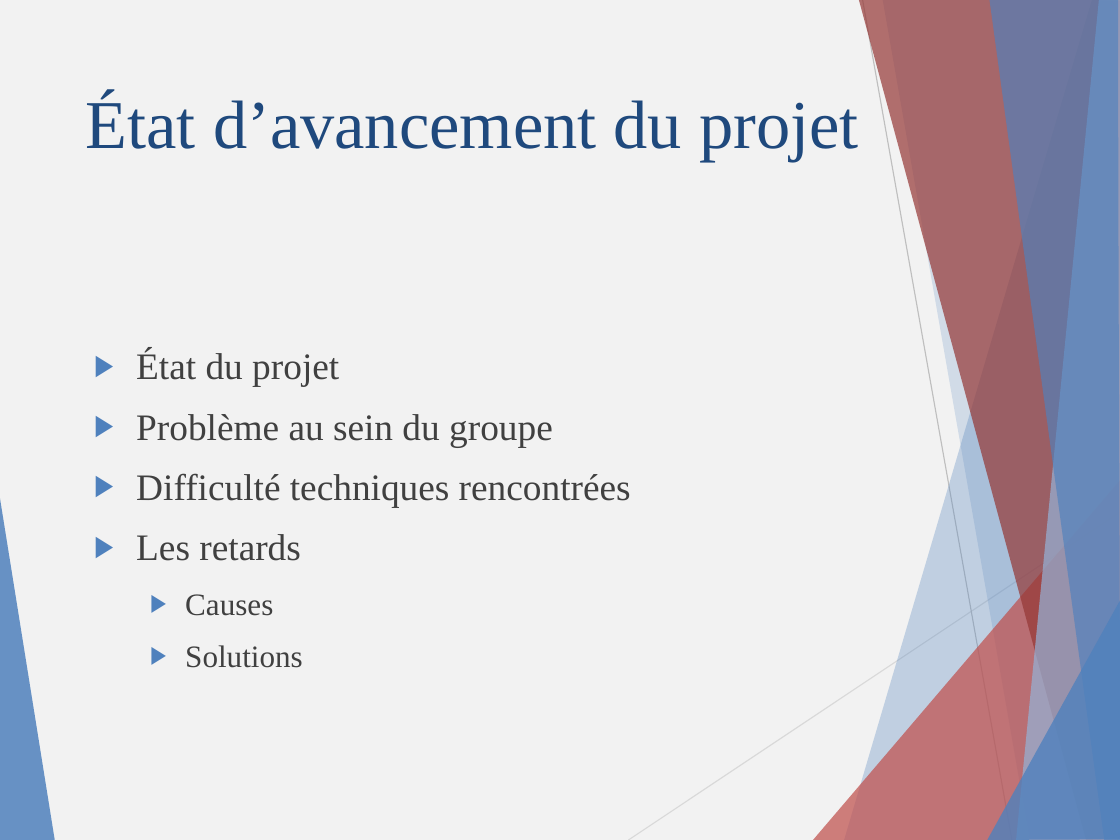
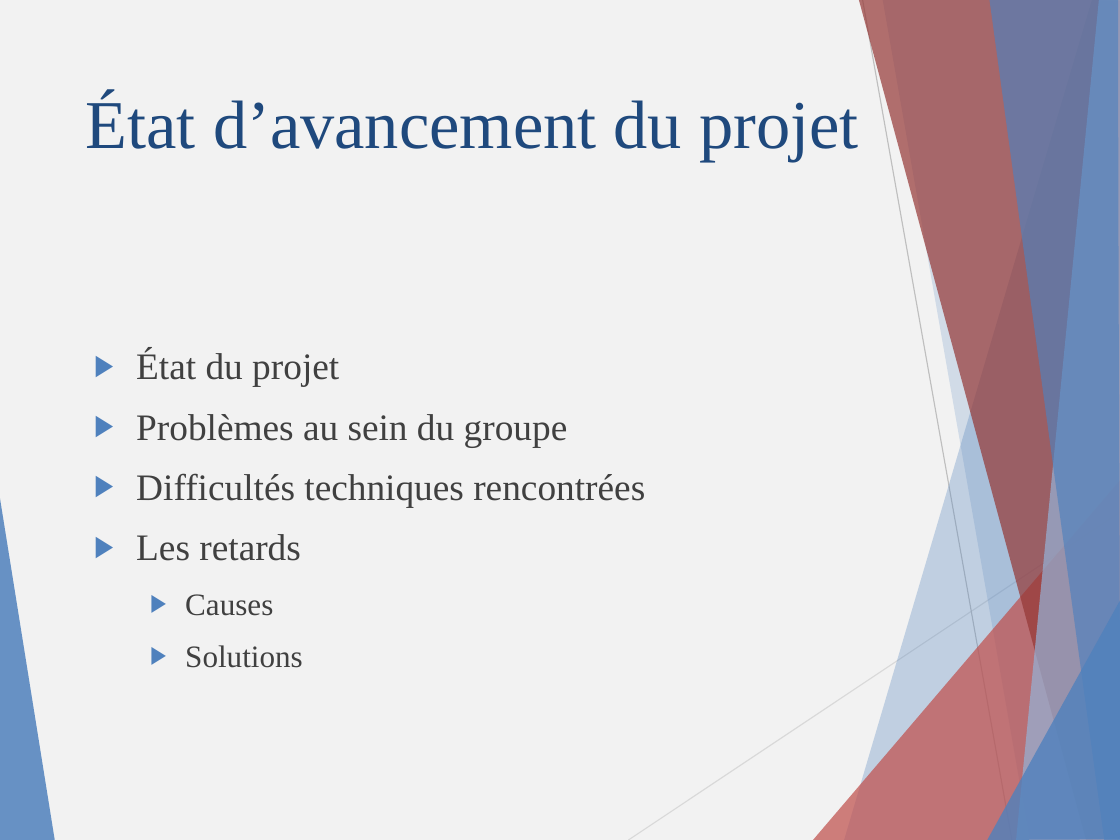
Before and after one commit to Nyahon/PRO, a slide deck: slide 7 of presentation/DARYLL.pptx. Drawn at 1120x840 pixels with LibreOffice and Linux fonts; fonts in the diff are those of the drawing. Boxes give left, top, right and bottom in pixels: in the first picture for what was removed or moved away, otherwise in the second. Text is boxed around its words. In the diff, an @@ line names an element or a change of style, - is before the commit and + after.

```diff
--- a/presentation/DARYLL.pptx
+++ b/presentation/DARYLL.pptx
@@ text at (136, 414, 645, 507): text changed @@
-▶ Problème au sein du groupe
-▶ Difficulté techniques rencontrées
+▶ Problèmes au sein du groupe
+▶ Difficultés techniques rencontrées
```
Also in this commit, not shown: 8 other slides changed.
